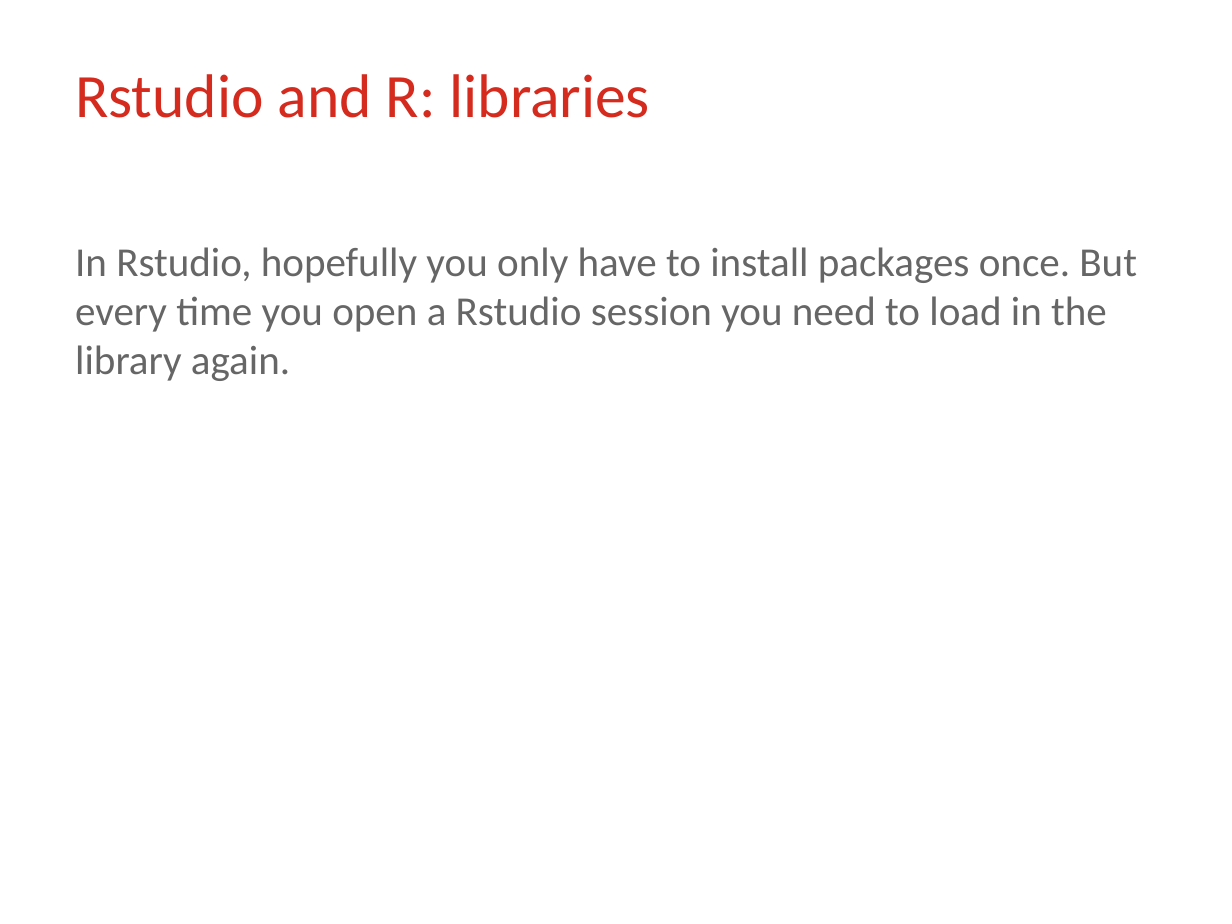
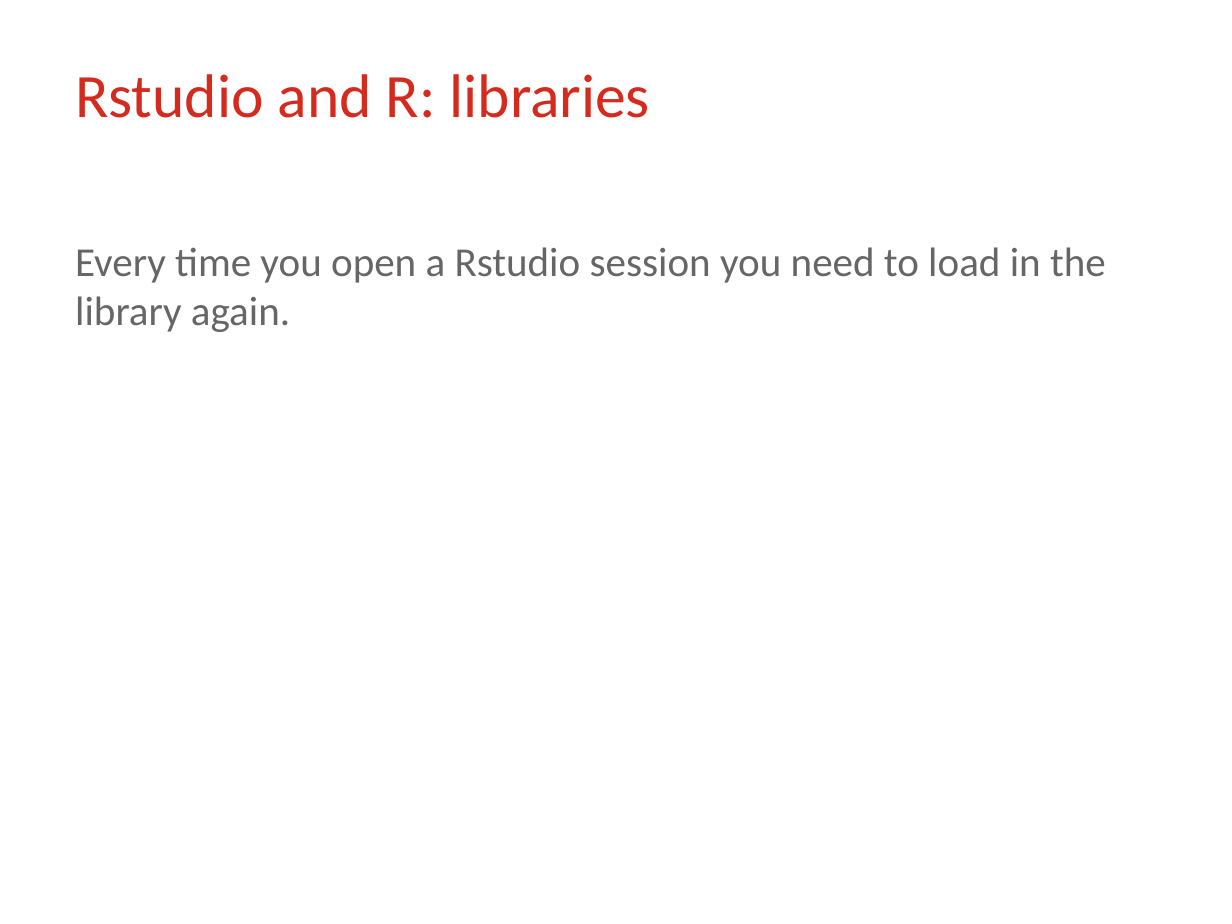
Before and after one commit to lu-psy-r/MSc, a slide deck: slide 10 of PSYC411/part1/ppt/wk2/PSYC411 Lecture week2 part3 handout.pptx. Drawn at 1232x924 pixels with LibreOffice and Linux fonts; fonts in the diff are those of the drawing; background and template pictures are left out. Boxes give left, top, right and bottom in pixels: in the first picture for what was removed or moved away, otherwise in the second. Text is boxed around its words. In the diff, an @@ line names an element or a change of style, - is before the commit and + after.

```diff
--- a/PSYC411/part1/ppt/wk2/PSYC411 Lecture week2 part3 handout.pptx
+++ b/PSYC411/part1/ppt/wk2/PSYC411 Lecture week2 part3 handout.pptx
@@ text at <box>75,247,1106,332</box>: text changed @@
-In Rstudio, hopefully you only have to install packages once. But every time you open a Rstudio session you need to load in the library again.
+Every time you open a Rstudio session you need to load in the library again.
```
Also in this commit, not shown: 5 other slides changed, 7 other files.
